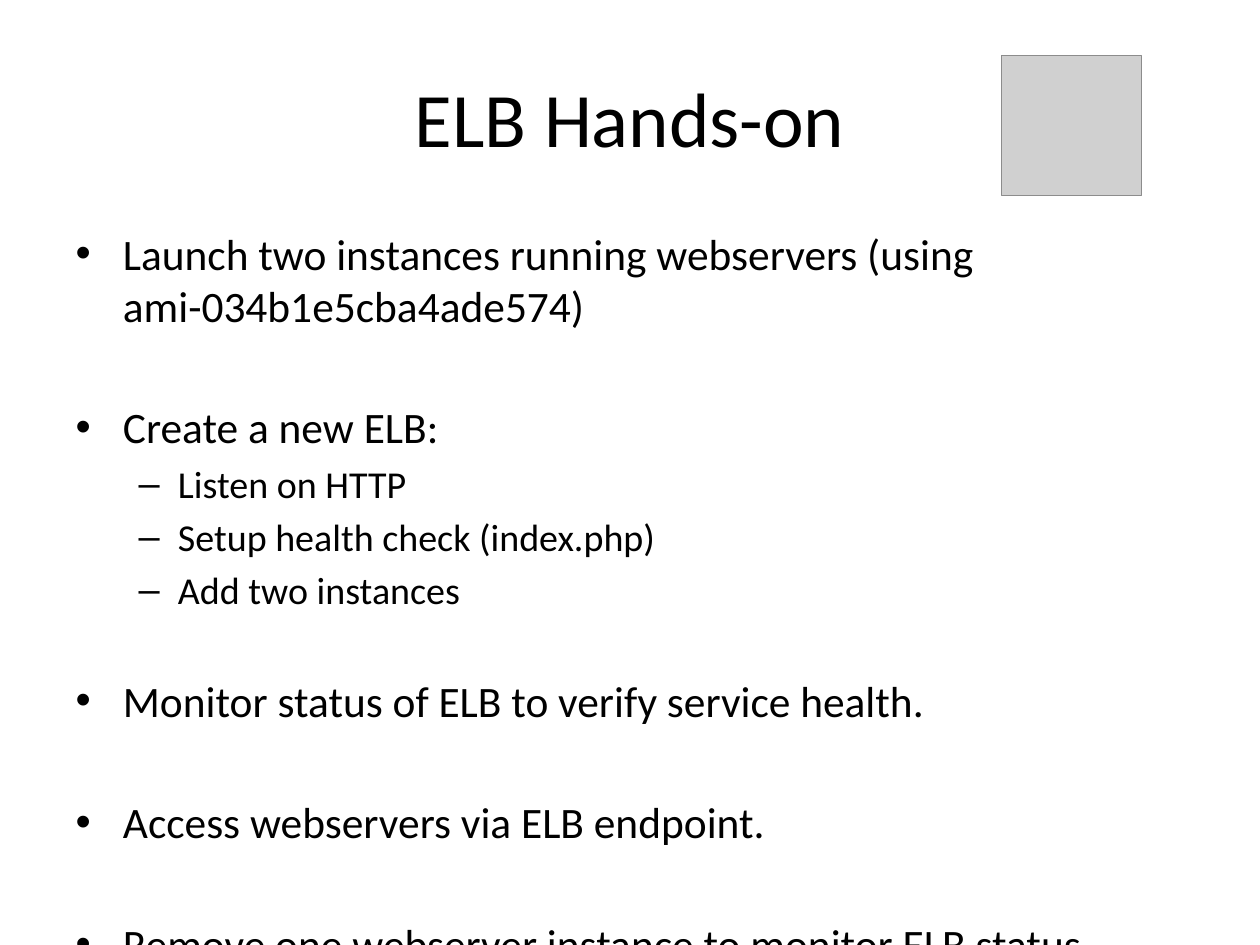
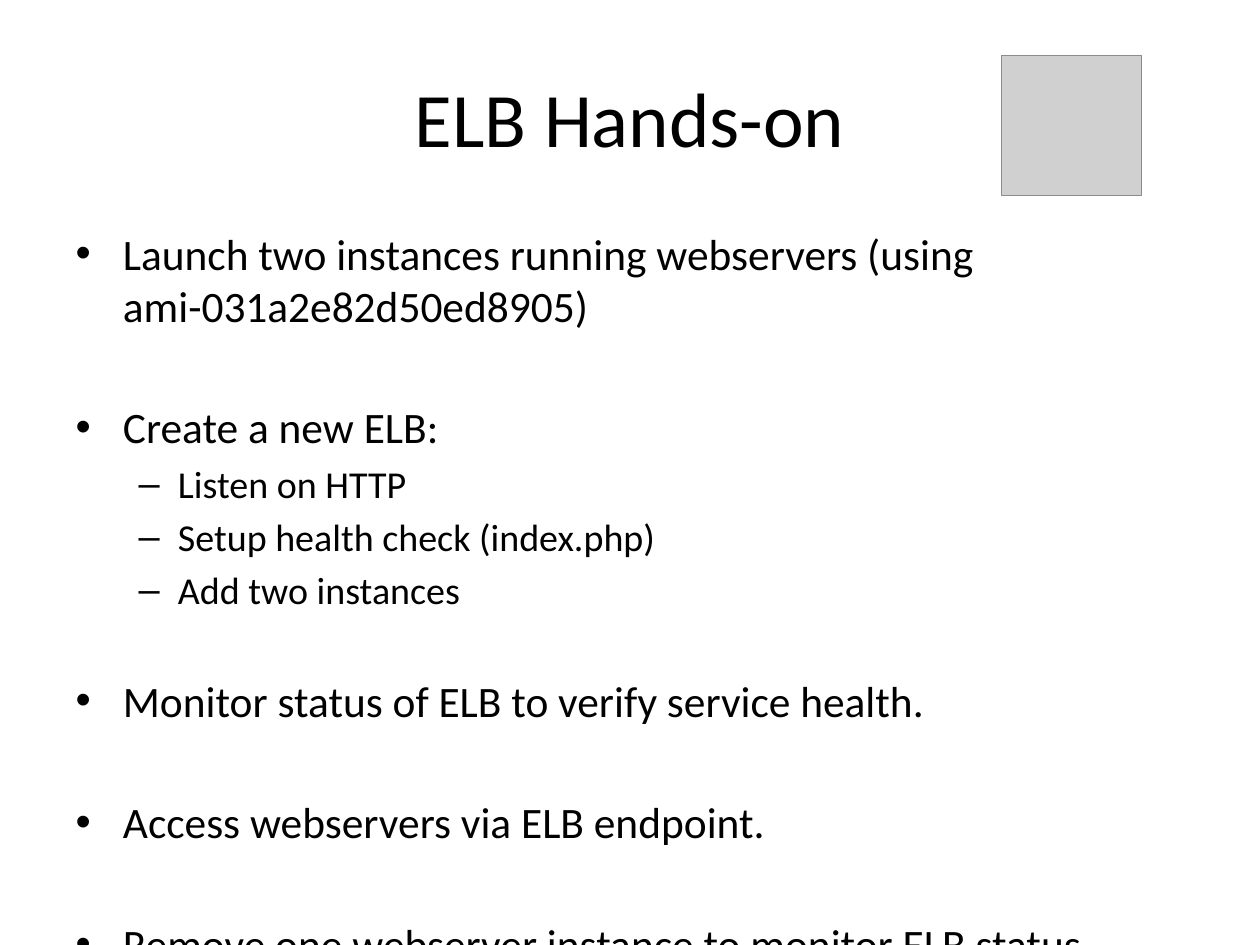
Before and after one commit to jasondbaker/infrastructure-class, a slide deck: slide 8 of lectures/infrastructure-week-4.pptx. Drawn at 1260x945 pixels with LibreOffice and Linux fonts; fonts in the diff are those of the drawing; grey boxes stand for pictures. Boxes give left, top, right and bottom in pixels: in the first picture for what was removed or moved away, otherwise in the second. Text is boxed around its words. In the diff, an @@ line names an element or a change of style, - is before the commit and + after.

Commit message:
replace webserver ami

```diff
--- a/lectures/infrastructure-week-4.pptx
+++ b/lectures/infrastructure-week-4.pptx
@@ text at bbox=[123, 238, 973, 328]: text changed @@
-• Launch two instances running webservers (using
-  ami-034b1e5cba4ade574)
+• Launch two instances running webservers (using
+  ami-031a2e82d50ed8905)
```
Also in this commit, not shown: 4 other files.
